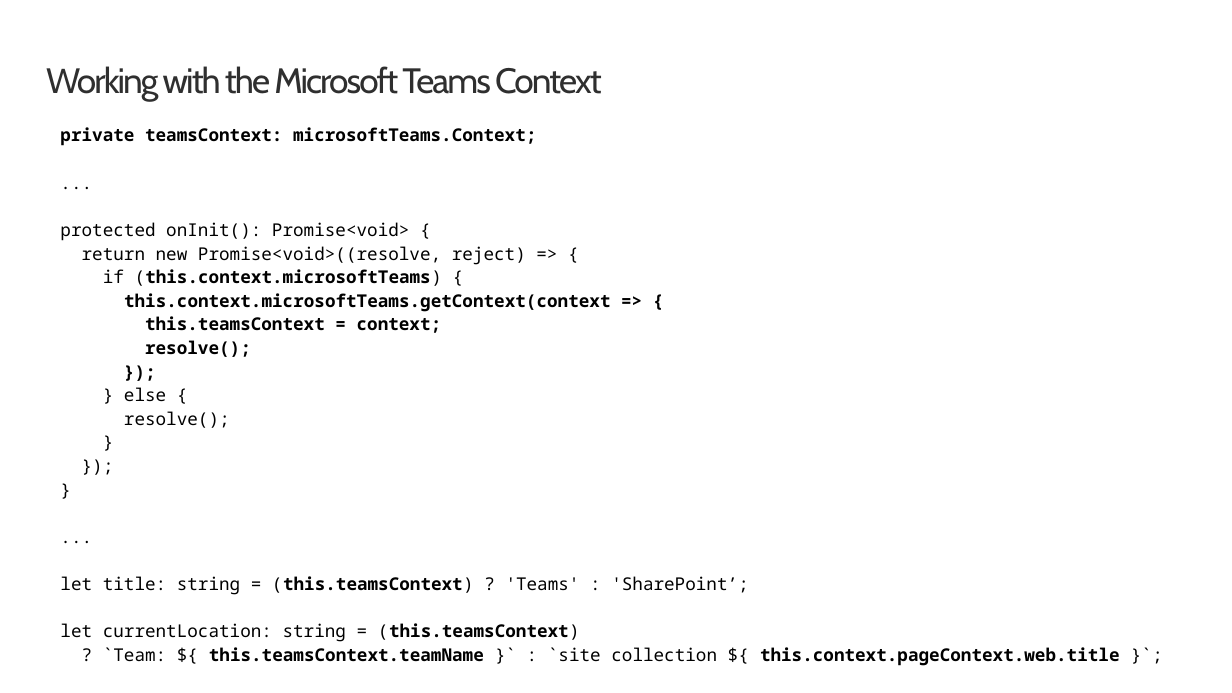
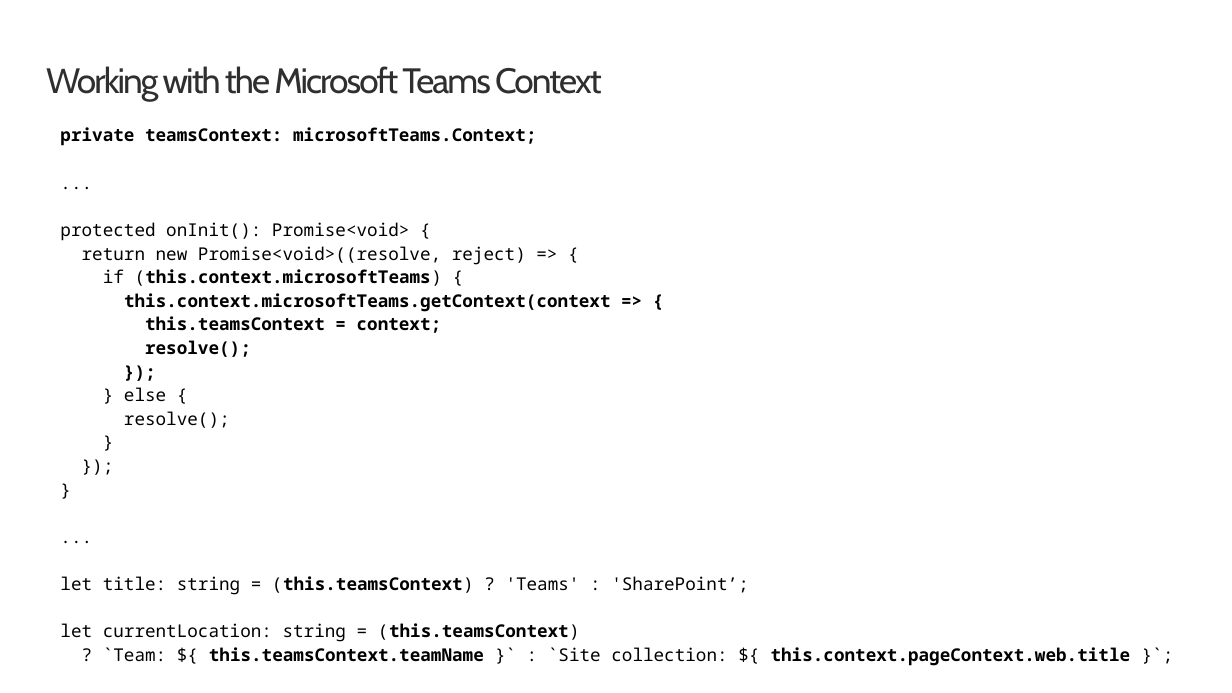
Before and after one commit to SharePoint/sp-dev-training-spfx-teams-dev, a slide deck: slide 4 of 02-context.pptx. Drawn at 1232x693 pixels with LibreOffice and Linux fonts; fonts in the diff are those of the drawing; background and template pictures are left out. Boxes give left, top, right and bottom in pixels: in the first picture for what was removed or moved away, otherwise in the second. Text is boxed around its words. In the diff, an @@ line names an element or a change of style, - is before the commit and + after.

```diff
--- a/02-context.pptx
+++ b/02-context.pptx
@@ text at box(103, 647, 1131, 666): text changed @@
-? `Team: ${ this.teamsContext.teamName }` : `site collection ${ this.context.pageContext.web.title }`;
+? `Team: ${ this.teamsContext.teamName }` : `Site collection: ${ this.context.pageContext.web.title }`;
```
Also in this commit, not shown: 44 other files.
